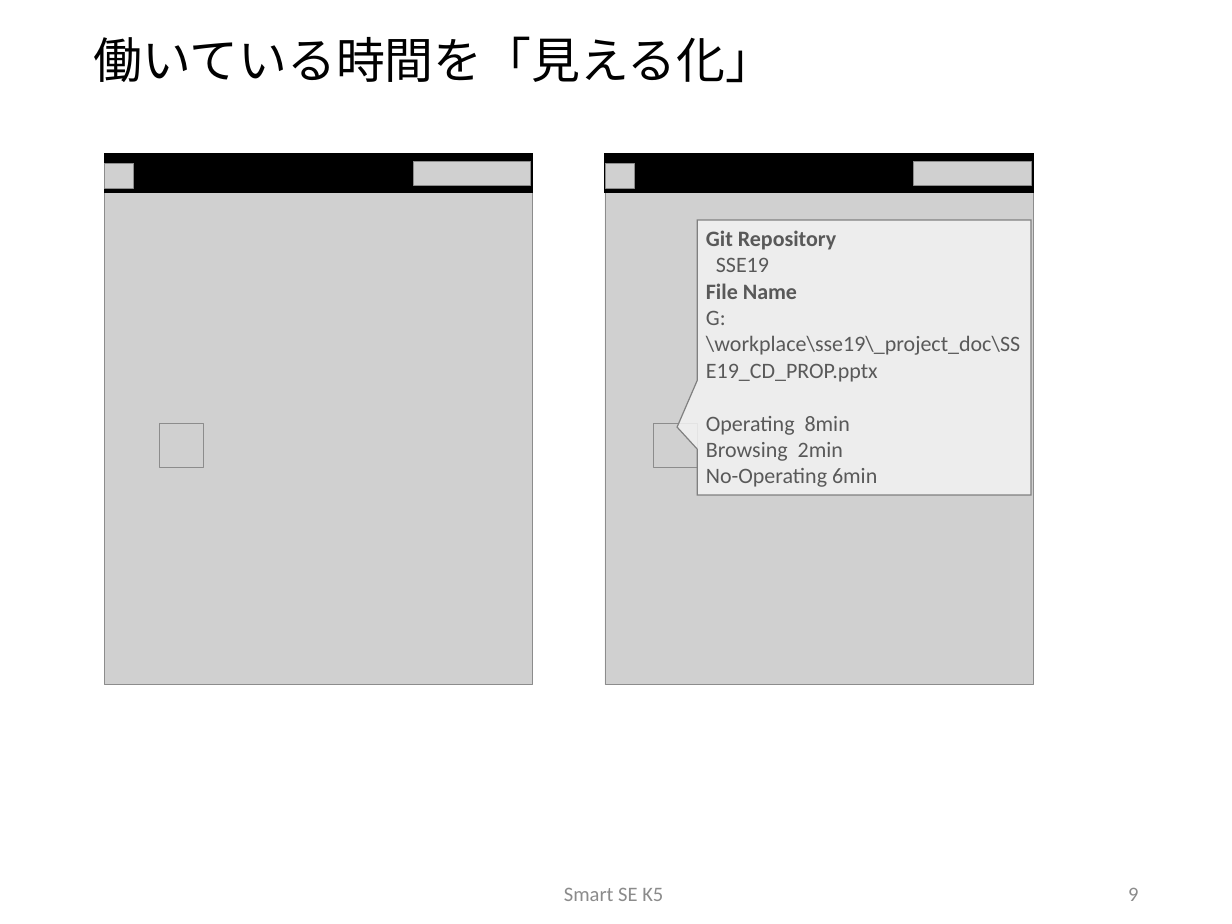
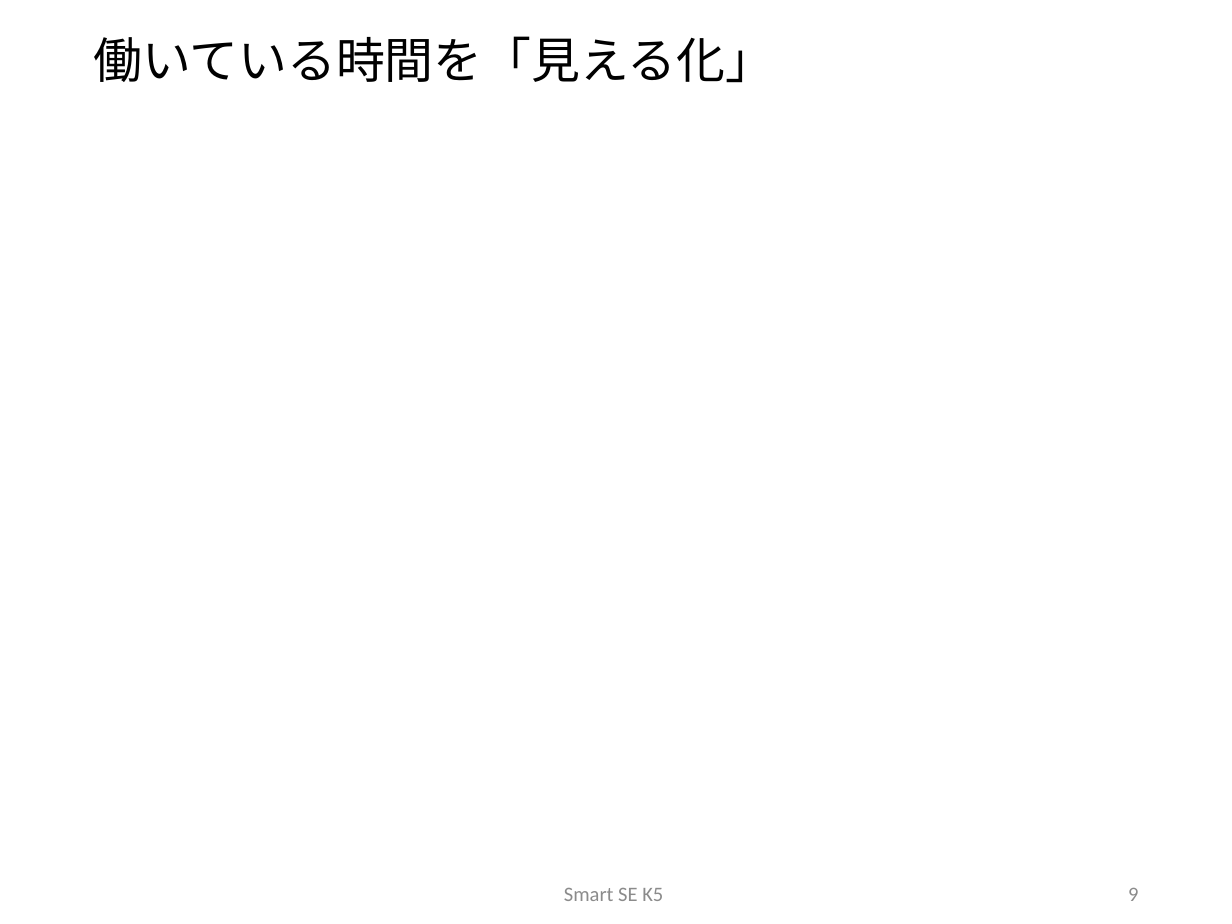
Before and after one commit to sakai-memoru/smartse19, a slide deck: slide 9 of _project_docs/SSE19_CD_PROP.pptx. Drawn at 1232x924 pixels with LibreOffice and Linux fonts; fonts in the diff are those of the drawing; grey boxes stand for pictures; background and template pictures are left out. Boxes give left, top, right and bottom in pixels: in the first picture for what was removed or moved away, otherwise in the second. Text is boxed around its words. In the diff, an @@ line names an element or a change of style, - is before the commit and + after.

```diff
--- a/_project_docs/SSE19_CD_PROP.pptx
+++ b/_project_docs/SSE19_CD_PROP.pptx
@@ rectangle removed at (105,154,532,193) @@
@@ picture removed at (105,164,134,188) @@
@@ picture removed at (414,161,531,185) @@
@@ rectangle removed at (605,154,1033,193) @@
@@ picture removed at (605,164,634,188) @@
@@ picture removed at (913,161,1030,185) @@
@@ picture removed at (105,193,532,685) @@
@@ picture removed at (605,193,1033,685) @@
@@ speech box removed at (697,220,1030,495) @@
-Git Repository
-SSE19
-File Name
-G:\workplace\sse19\_project_doc\SSE19_CD_PROP.pptx
-Operating 8min
-Browsing 2min
-No-Operating 6min
@@ picture removed at (159,423,203,467) @@
@@ picture removed at (653,423,697,467) @@
```
Also in this commit, not shown: 10 other slides changed, 2 slides added, 8 other files.
